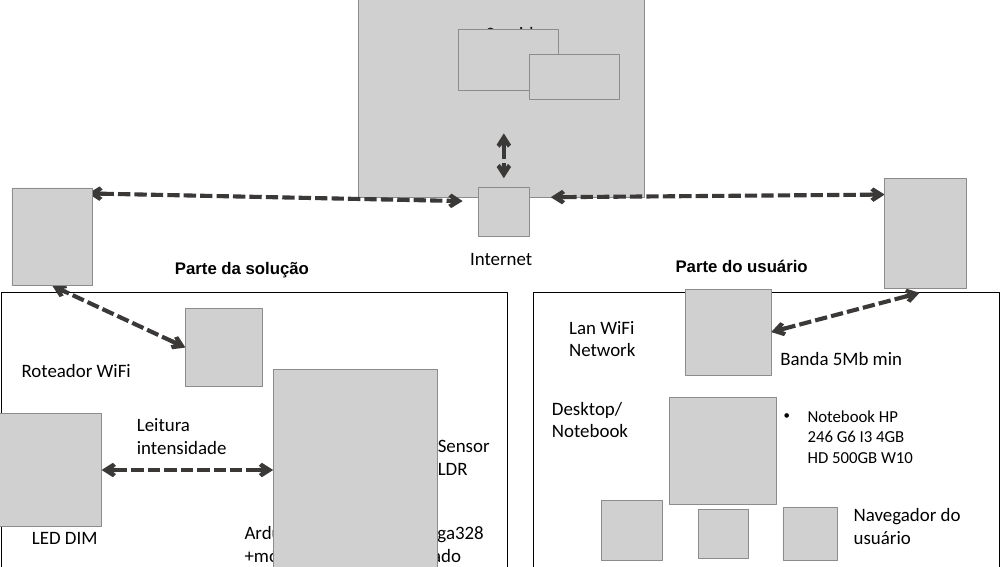
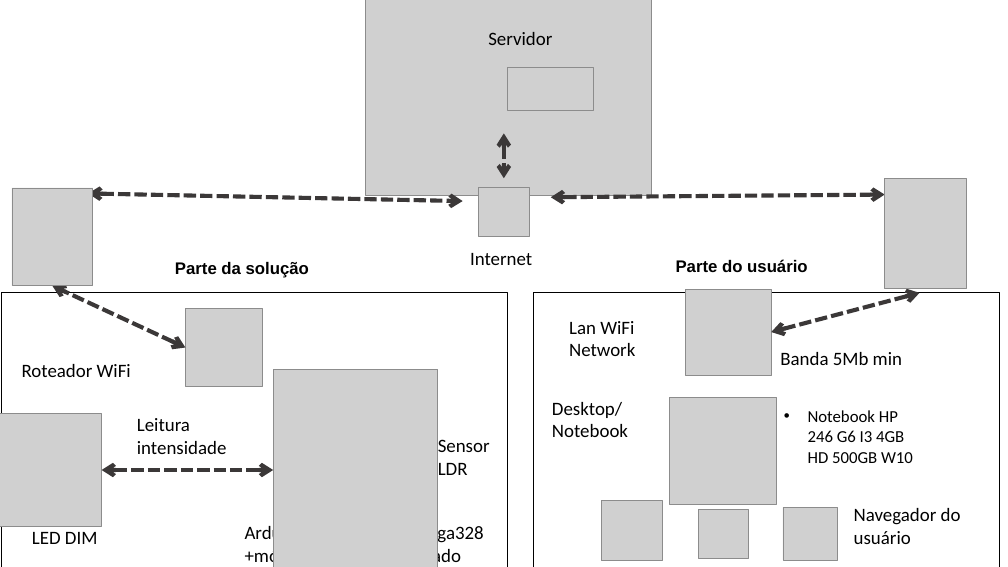
Before and after one commit to Luiza-Bezerra/grupo-02-ccoa-20201, a slide deck: slide 1 of projeto/Documentos/LLD.pptx. Drawn at 1008x567 pixels with LibreOffice and Linux fonts; fonts in the diff are those of the drawing; grey boxes stand for pictures. Boxes give left, top, right and bottom in pixels: in the first picture for what was removed or moved away, otherwise in the second. Text is boxed around its words. In the diff, an @@ line names an element or a change of style, - is before the commit and + after.

```diff
--- a/projeto/Documentos/LLD.pptx
+++ b/projeto/Documentos/LLD.pptx
@@ picture: place and size @@
-picture at bbox=[358, 0, 645, 198]
+picture at bbox=[365, 0, 652, 195]
@@ picture removed at bbox=[458, 29, 558, 91] @@
@@ text "Servidor" rewrapped from bbox=[486, 27, 550, 30] to bbox=[488, 32, 552, 45] @@
@@ picture: place and size @@
-picture at bbox=[529, 54, 620, 100]
+picture at bbox=[508, 67, 594, 110]
```
